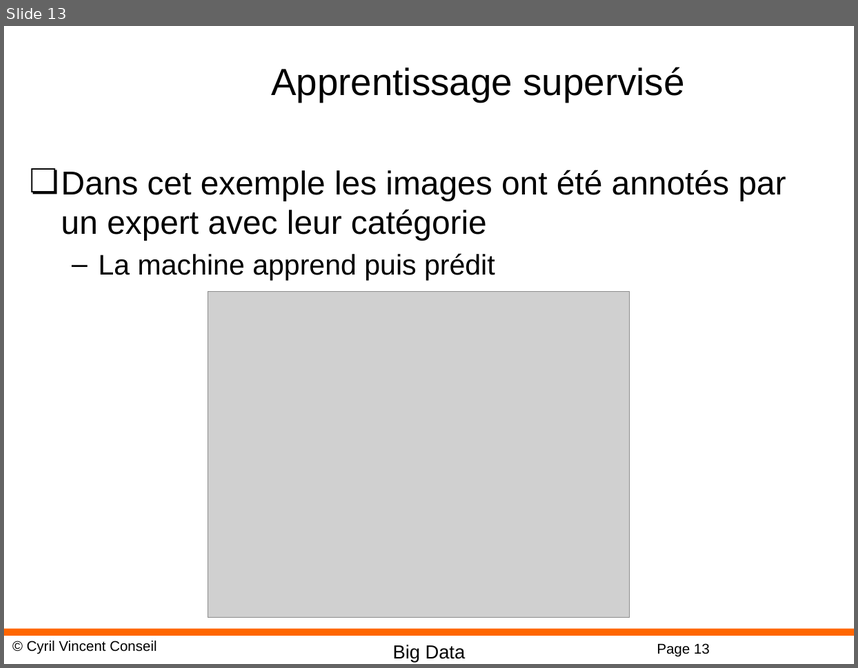
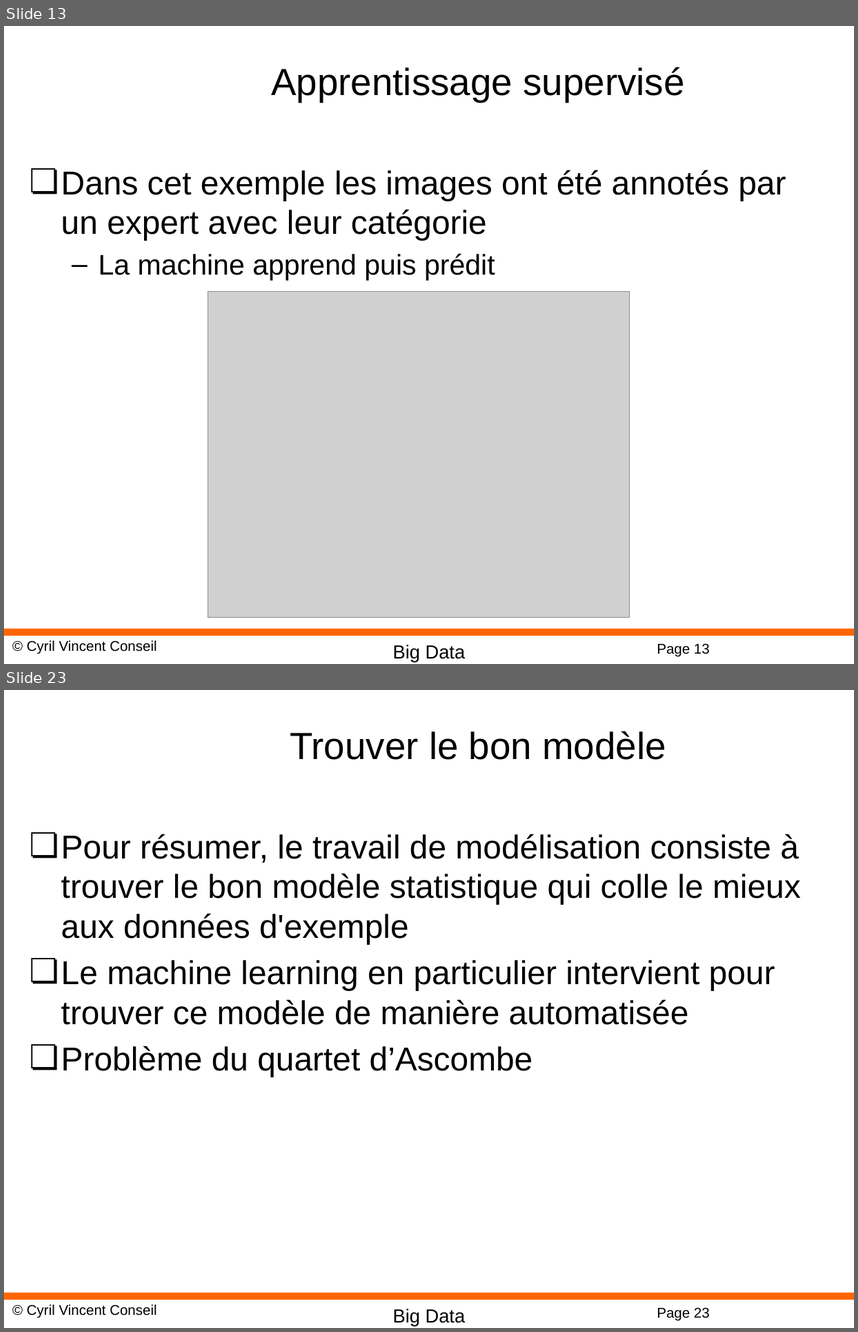
Before and after one commit to cyrilvincent/bigdata, a slide deck: ppt/BigData01-Intro.pptx. Shown one above the other, each under a label of ours: slide 13 before the commit, slides 13 and 23 after it; the slides between them are not shown. The pictures are 858x668 and 858x1332 pixels, drawn with LibreOffice and Linux fonts; fonts in the diff are those of the drawing; grey boxes stand for pictures; background and template pictures are left out. Boxes give left, top, right and bottom in pixels: in the first picture for what was removed or moved away, otherwise in the second. Text is boxed around its words. In the diff, an @@ line names an element or a change of style, - is before the commit and + after.

```diff
--- a/ppt/BigData01-Intro.pptx
+++ b/ppt/BigData01-Intro.pptx
@@ slide 23 added at (4, 690, 854, 1328), background #FFFFFF; not listed: 4 template elements that a slide beside it also shows @@
@@ title added at (290, 731, 666, 760), 32 pt, text #000000 @@
+Trouver le bon modèle
@@ text added at (61, 834, 801, 1076), 28 pt, text #000000 @@
+❏ Pour résumer, le travail de modélisation consiste à trouver le bon modèle statistique qui colle le mieux aux données d'exemple
+❏ Le machine learning en particulier intervient pour trouver ce modèle de manière automatisée
+❏ Problème du quartet d’Ascombe
```
Also in this commit, not shown: 23 other slides added, 22 other files.
